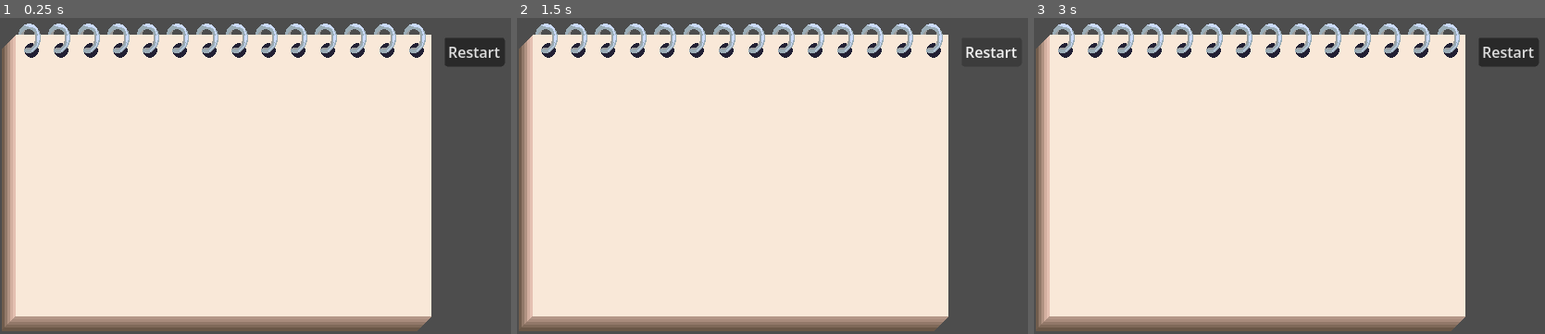
Above: before the commit, frames 1-3 (left to right).
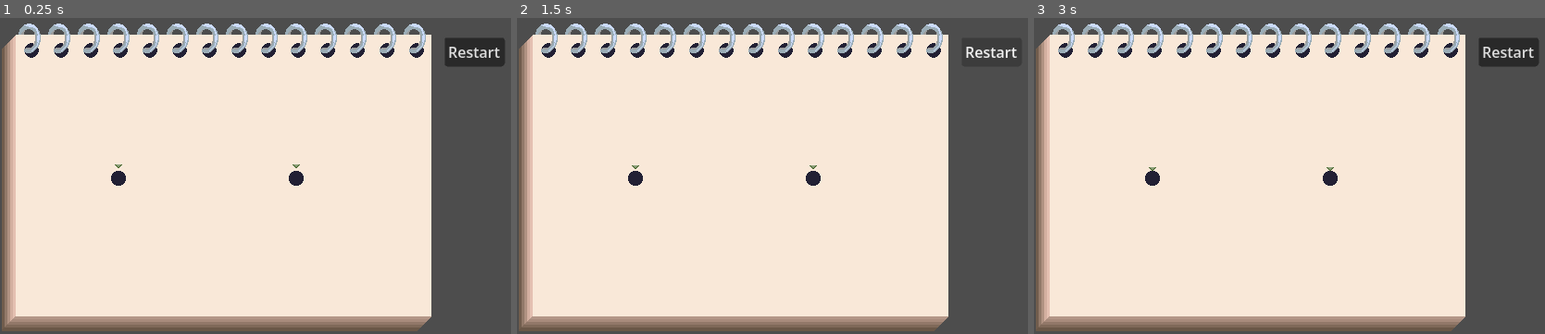
Above: after the commit, the same moments.

Repository: crookedneighbor/drawing-connection
Game: Godot game, scene res://levels/intro/intro.tscn
Same seed, same stepped clock (60 frames per second), same inputs: the game is played once before the commit and once after it. Before the commit the project starts from res://levels/level.tscn.
Inputs (mouse positions are in pixels of both pictures, inside the frame that each line leads up to):
- Up to frame 1 (0.25 s): no input
- Up to frame 2 (1.5 s): click "Restart" at 0.5 s; click "Restart" at 1.25 s
- Up to frame 3 (3 s): click "Restart" at 2 s; tap Enter at 2.75 s; move the mouse to (1258, 188) at 2.77 s; click (1258, 188) at 2.92 s

The runs differ from the first frame. In frame 1, 0.2% of the frame differs, in the area x 21-60%, y 46-54%; in frame 2, 0.2%; in frame 3, 0.2%.

Commit message:
feat: set up web build

Diff:
--- a/project.godot
+++ b/project.godot
@@ -11,7 +11,7 @@
 [application]
 
 config/name="Drawing Connection"
-run/main_scene="uid://b0olc2xuik3ss"
+run/main_scene="uid://1fbmvimblsqx"
 config/features=PackedStringArray("4.7", "GL Compatibility")
 config/icon="res://icon.svg"
 
Not shown, added: export_presets.cfg
Not shown, changed: .gitignore
